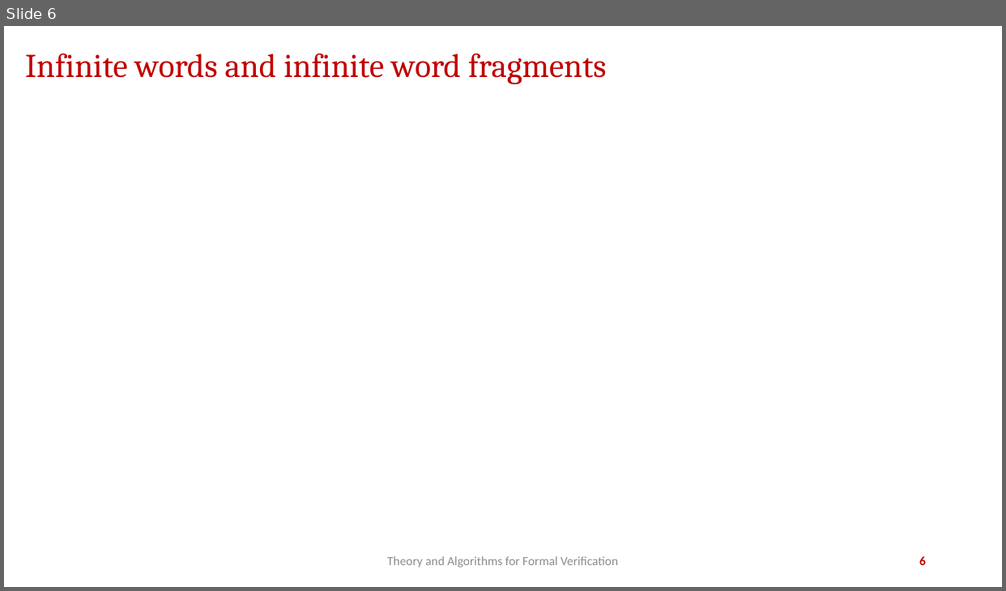
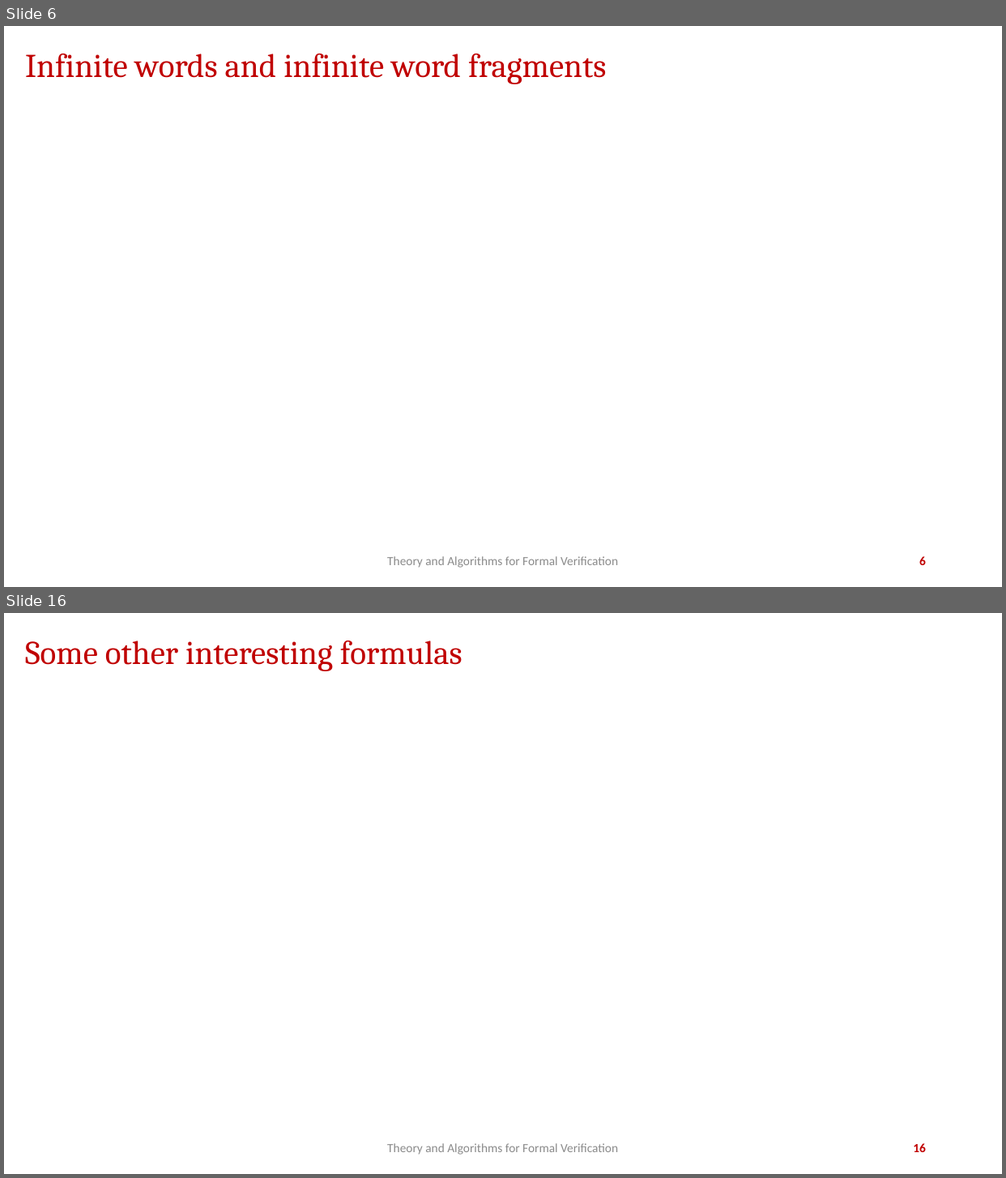
Before and after one commit to jdeshmukh/jdeshmukh.github.io, a slide deck: teaching/fvTheorySlides/LTL.pptx. Shown one above the other, each under a label of ours: slide 6 before the commit, slides 6 and 16 after it; the slides between them are not shown. The pictures are 1006x591 and 1006x1178 pixels, drawn with LibreOffice and Linux fonts; fonts in the diff are those of the drawing; grey boxes stand for pictures; background and template pictures are left out. Boxes give left, top, right and bottom in pixels: in the first picture for what was removed or moved away, otherwise in the second. Text is boxed around its words. In the diff, an @@ line names an element or a change of style, - is before the commit and + after.

```diff
--- a/teaching/fvTheorySlides/LTL.pptx
+++ b/teaching/fvTheorySlides/LTL.pptx
@@ slide 16 added at bbox=[4, 613, 1002, 1174], background #FFFFFF @@
@@ title added at bbox=[25, 641, 462, 671], 32 pt, text #C00000 @@
+Some other interesting formulas
@@ text added at bbox=[387, 1144, 618, 1155], 12 pt, text #8C8C8C @@
+Theory and Algorithms for Formal Verification
@@ page number added at bbox=[913, 1144, 926, 1152], 12 pt, text #C00000, bold @@
+16
```
Also in this commit, not shown: 1 slide changed, 40 other slides added, 2 other files.
